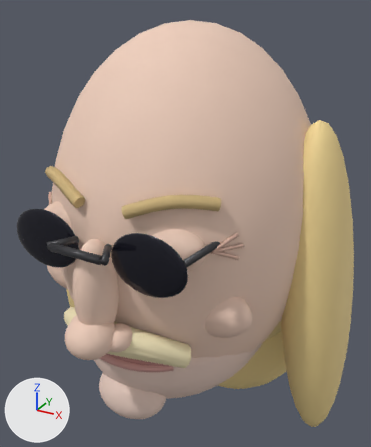
A saved change to the glTF model app/tower/figuren/flex_teile.glb.
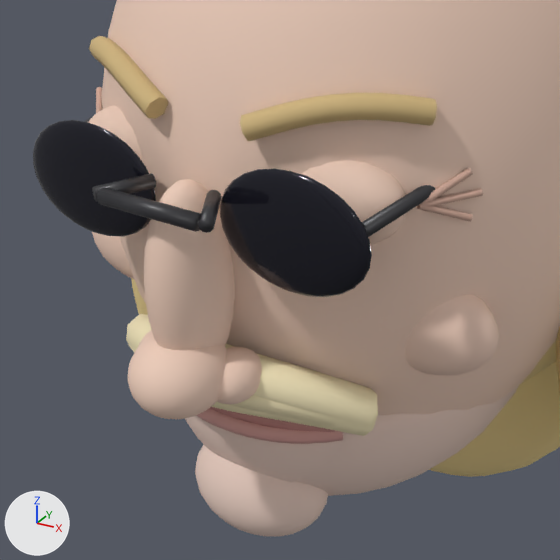
Old and new are each drawn whole from a camera (50 mm lens) standing at (0.238, -0.442, 0.354) and looking at (-0.006, 0.003, 0.131) and again close up on the part from 0% to 76% of the width and 33% to 96% of the height. Lighting does not change. The marker at lower left points along +X, +Y and +Z. The last two pictures show the newer version. Where no turn or scale is listed for an object, it has been applied to the vertices.

The older version as bpy lines, for what is in view:
```python
me_nasenfluegel_001 = bpy.data.meshes.new('nasenfluegel.001')
me_nasenfluegel_001.from_pydata(...)  # a UV sphere (24 segments, 14 rings, poles along z) spanning x -0.012..0.012, y -0.014..0.014, z -0.011..0.011
me_nasenfluegel_001.materials.append(mat_flex_haut)  # beige #efcebc
me_nasenruecken = bpy.data.meshes.new('nasenruecken')
me_nasenruecken.from_pydata(...)  # a UV sphere (24 segments, 14 rings, poles along z) spanning x -0.016..0.016, y -0.022..0.022, z -0.046..0.046
me_nasenruecken.materials.append(mat_flex_haut)  # beige #efcebc
me_nasenspitze = bpy.data.meshes.new('nasenspitze')
me_nasenspitze.from_pydata(...)  # a UV sphere (24 segments, 14 rings, poles along z) spanning x -0.021..0.021, y -0.022..0.022, z -0.018..0.018
me_nasenspitze.materials.append(mat_flex_haut)  # beige #efcebc
me_unterkiefer = bpy.data.meshes.new('unterkiefer')
me_unterkiefer.from_pydata(...)  # 546 vertices, 1088 faces; spans x -0.098..0.098, y -0.127..0.127, z -0.088..0.011
me_unterkiefer.materials.append(mat_flex_bartschatten)  # beige #e6cbbf
ob_nasenfluegel_001 = bpy.data.objects.new('nasenfluegel.001', me_nasenfluegel_001)
ob_nasenfluegel_001.location = (0.018, -0.158, 0.094)
ob_nasenruecken = bpy.data.objects.new('nasenruecken', me_nasenruecken)
ob_nasenruecken.location = (0.0, -0.1595, 0.135)
ob_nasenspitze = bpy.data.objects.new('nasenspitze', me_nasenspitze)
ob_nasenspitze.location = (0.0, -0.171, 0.098)
ob_unterkiefer = bpy.data.objects.new('unterkiefer', me_unterkiefer)
ob_unterkiefer.location = (0.0, -0.012, 0.045)
# also in view: 'mundlinie' at (0.0, -0.132, 0.057); 'steg_seite' at (-0.021, -0.17, 0.178); 'steg_seite.001' at (0.021, -0.17, 0.178); 'kinn' at (0.0, -0.118, 0.0); 'braue_l' at (0.054, -0.128, 0.208)
```
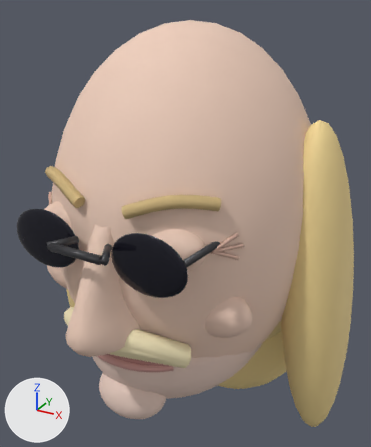
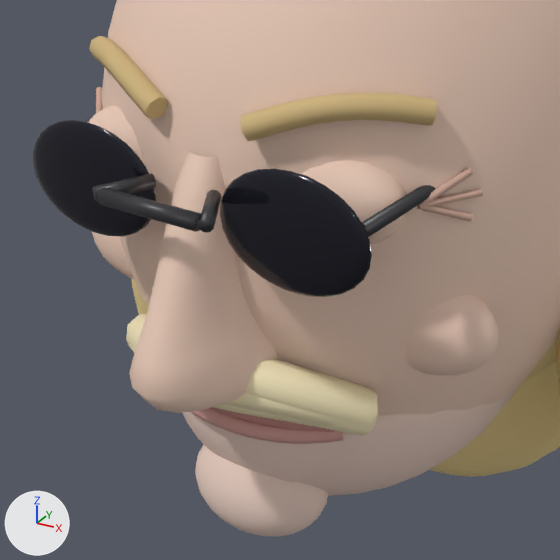
The change in detail:
Mesh me_nase is new.
It has 110 vertices, 180 faces and spans x -0.028..0.028, y -0.1934..-0.1324, z 0.075..0.188.
It uses material mat_flex_haut (beige #efcebc).
Object 'nasenfluegel.001' (ob_nasenfluegel_001) is deleted.
Object 'nasenruecken' (ob_nasenruecken) is deleted.
Object 'nasenspitze' (ob_nasenspitze) is deleted.
Object 'nase' (ob_nase) is new; it shows me_nase.
Its location is (0.0, 0.0, 0.0).

Where the change shows, as pixel boxes [x1, y1, x2, y2] in the close-ups (560 x 560 px):
'nase', added (beige)
    after: [129, 151, 278, 413]
'nasenruecken', deleted (beige)
    before: [144, 179, 235, 350]
'nasenspitze', deleted (beige)
    before: [128, 334, 227, 419]
'nasenfluegel.001', deleted (beige)
    before: [217, 347, 262, 404]
